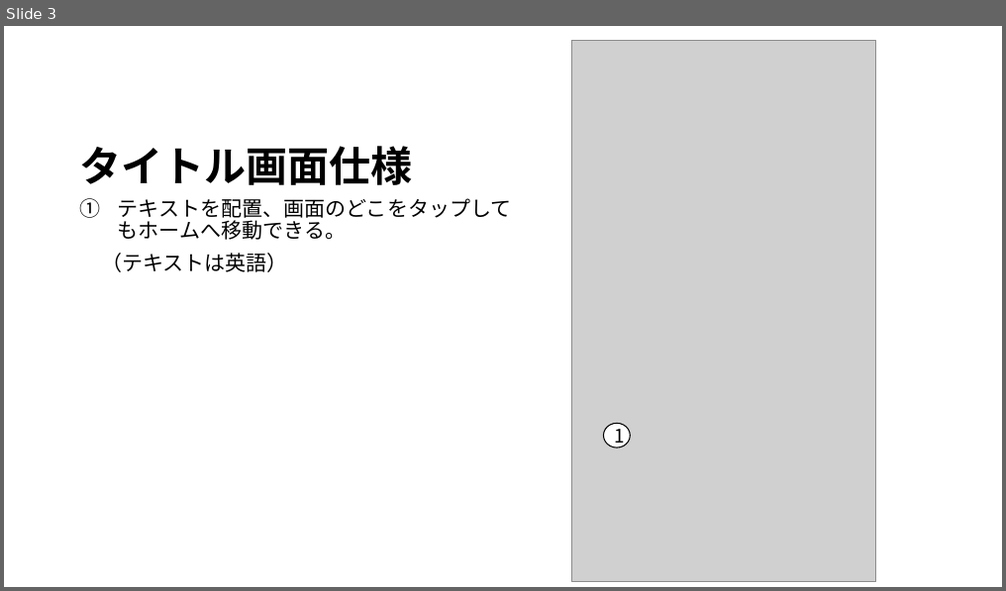
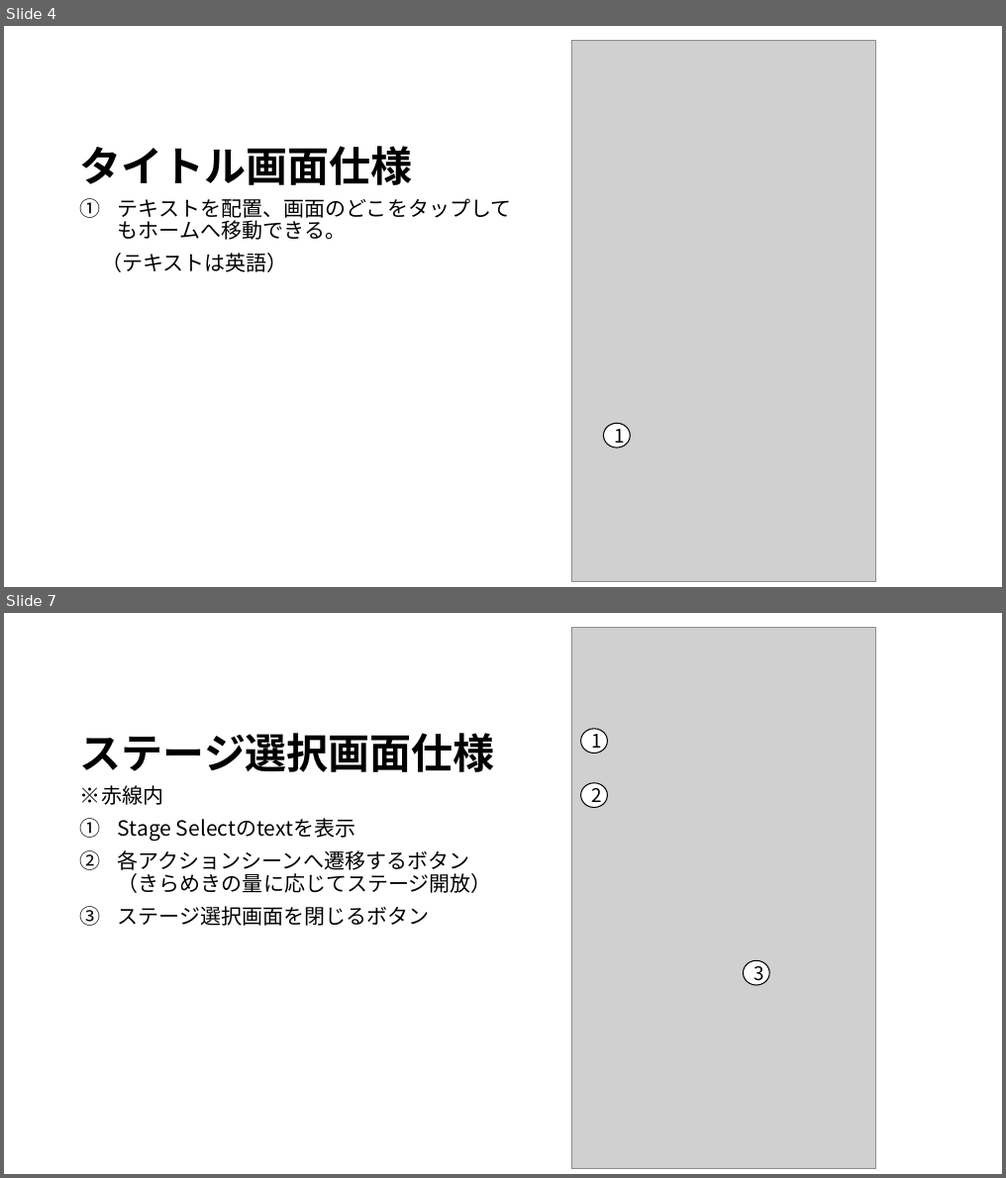
Before and after one commit to JJC-Game/StarChildren, a slide deck: Etc/仕様書/siyousho.pptx. Shown one above the other, each under a label of ours: slide 3 before the commit, slides 4 and 7 after it; the slides between them are not shown. The pictures are 1006x591 and 1006x1178 pixels, drawn with LibreOffice and Linux fonts; fonts in the diff are those of the drawing; grey boxes stand for pictures. Boxes give left, top, right and bottom in pixels: in the first picture for what was removed or moved away, otherwise in the second. Text is boxed around its words. In the diff, an @@ line names an element or a change of style, - is before the commit and + after.

Commit message:
仕様書、遷移図の編集

```diff
--- a/Etc/仕様書/siyousho.pptx
+++ b/Etc/仕様書/siyousho.pptx
@@ slide 7 added at (4,613,1002,1174), background #FFFFFF @@
@@ picture added at (571,627,876,1169) @@
@@ ellipse added at (581,729,607,754), fill #FFFFFF, outline #000000 1 pt, 18 pt, text #000000 @@
+1
@@ title added at (80,733,495,772), 40 pt, text #000000, bold @@
+ステージ選択画面仕様
@@ text added at (80,785,492,926), 20 pt, text #000000 @@
+※赤線内
+1. Stage Selectのtextを表示
+2. 各アクションシーンへ遷移するボタン （きらめきの量に応じてステージ開放）
+3. ステージ選択画面を閉じるボタン
@@ ellipse added at (581,783,607,808), fill #FFFFFF, outline #000000 1 pt, 18 pt, text #000000 @@
+2
@@ ellipse added at (743,961,769,986), fill #FFFFFF, outline #000000 1 pt, 18 pt, text #000000 @@
+3
@@ what was slide 3 is now slide 4 @@
```
Also in this commit, not shown: 6 slides changed, 3 other slides added, 1 other file.
